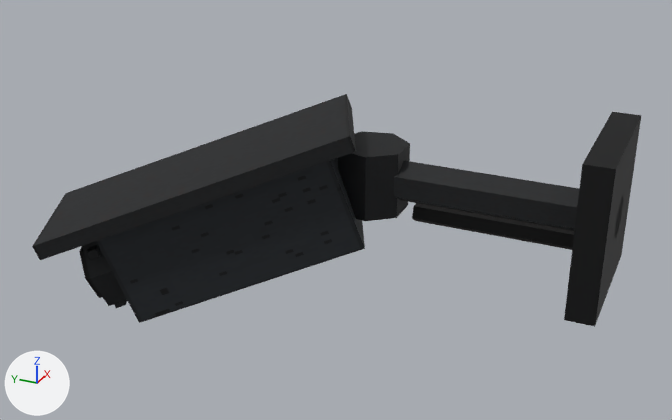
Before and after pictures for a commit that changed the glTF model web/public/models/security_camera.glb.
Camera for both pictures: a camera (50 mm lens) standing at (-0.553, -0.27, 0.372) and looking at (0.012, -0.016, 0.09). Arrows for +X, +Y and +Z are at lower left; the lights stay in place. The picture after the commit comes second.

Before the edit, the objects in view are built like this:
```python
mat_mat_psx_industrial_hazard_casing_w35 = bpy.data.materials.new('mat_psx_industrial_hazard_casing_w35')
mat_mat_psx_industrial_hazard_casing_w35.use_nodes = True; mat_mat_psx_industrial_hazard_casing_w35.node_tree.nodes.clear()
_N = mat_mat_psx_industrial_hazard_casing_w35.node_tree.nodes; _L = mat_mat_psx_industrial_hazard_casing_w35.node_tree.links
n0 = _N.new('ShaderNodeBsdfPrincipled'); n0.name = 'Principled BSDF'
n0.inputs[1].default_value = 0.18  # 'Metallic'
n0.inputs[2].default_value = 0.68  # 'Roughness'
n1 = _N.new('ShaderNodeOutputMaterial'); n1.name = 'Material Output'
n2 = _N.new('ShaderNodeMix'); n2.name = 'Mix'
n2.data_type = 'RGBA'
n2.blend_type = 'MULTIPLY'
n2.inputs[0].default_value = 1.0  # 'Factor'
n3 = _N.new('ShaderNodeVertexColor'); n3.name = 'Color Attribute'
n4 = _N.new('ShaderNodeTexImage'); n4.name = 'Image Texture'
n4.image = img_ps1_atlas_w35_s42
n4.interpolation = 'Closest'
_L.new(n0.outputs[0], n1.inputs[0])  # 'BSDF' to 'Surface'
_L.new(n2.outputs[2], n0.inputs[0])  # 'Result' to 'Base Color'
_L.new(n3.outputs[0], n2.inputs[7])  # 'Color' to 'B'
_L.new(n4.outputs[0], n2.inputs[6])  # 'Color' to 'A'
me_security_camera_mesh = bpy.data.meshes.new('security_camera_mesh')
me_security_camera_mesh.from_pydata(...)  # 122 vertices, 196 faces; spans x -0.1..0.1, y -0.21..0.21, z 0.0..0.162
me_security_camera_mesh.materials.append(mat_mat_psx_industrial_hazard_casing_w35)
ob_security_camera = bpy.data.objects.new('security_camera', me_security_camera_mesh)
ob_security_camera.location = (0.0, 0.0, 0.0)
```
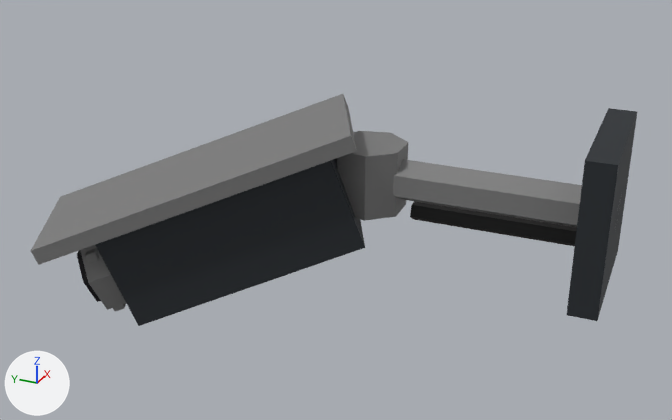
Location of each change, [x1, y1, x2, y2] in pixels of the pictures (672 x 420 px):
'security_camera', surface changed, turned: before [32, 94, 641, 326]; after [31, 94, 637, 326]

What changed in the scene script:
```text
Change mat_mat_psx_industrial_hazard_casing_w35:
    remove n2 = _N.new('ShaderNodeMix'); n2.name = 'Mix'
    remove n2.data_type = 'RGBA'
    remove n2.blend_type = 'MULTIPLY'
    remove n2.inputs[0].default_value = 1.0  # 'Factor'
    remove n4 = _N.new('ShaderNodeTexImage'); n4.name = 'Image Texture'
    remove n4.image = img_ps1_atlas_w35_s42
    remove n4.interpolation = 'Closest'
    where n0 = _N.new('ShaderNodeBsdfPrincipled'); n0.name = 'Principled BSDF'
    where n3 = _N.new('ShaderNodeVertexColor'); n3.name = 'Color Attribute'
    remove _L.new(n2.outputs[2], n0.inputs[0])  # 'Result' to 'Base Color'
    remove _L.new(n3.outputs[0], n2.inputs[7])  # 'Color' to 'B'
    remove _L.new(n4.outputs[0], n2.inputs[6])  # 'Color' to 'A'
    add _L.new(n3.outputs[0], n0.inputs[0])  # 'Color' to 'Base Color'
Change ob_security_camera:
    ob_security_camera.rotation_euler: (0.0, 0.0, 0.0) -> (0.0, 0.0, 0.0354)  # degrees (0, 0, 0) -> degrees (0, 0, 2)
```
